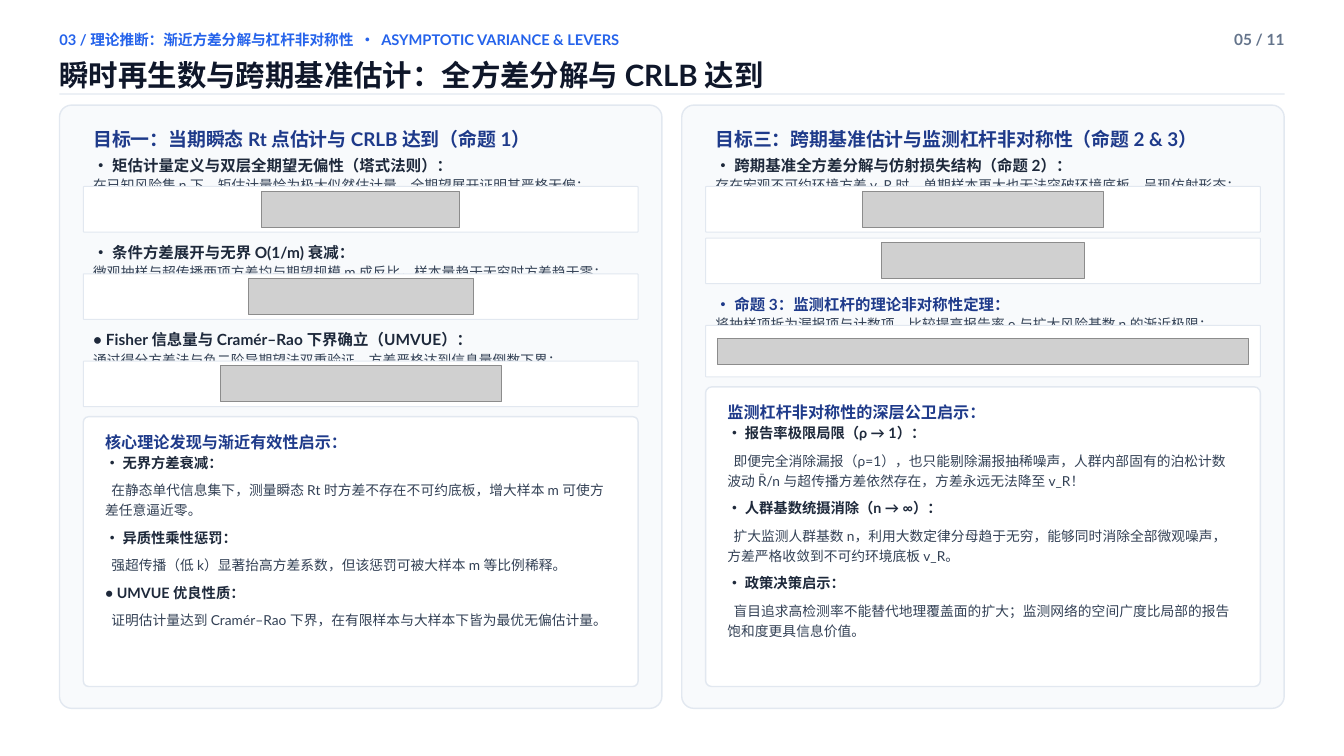
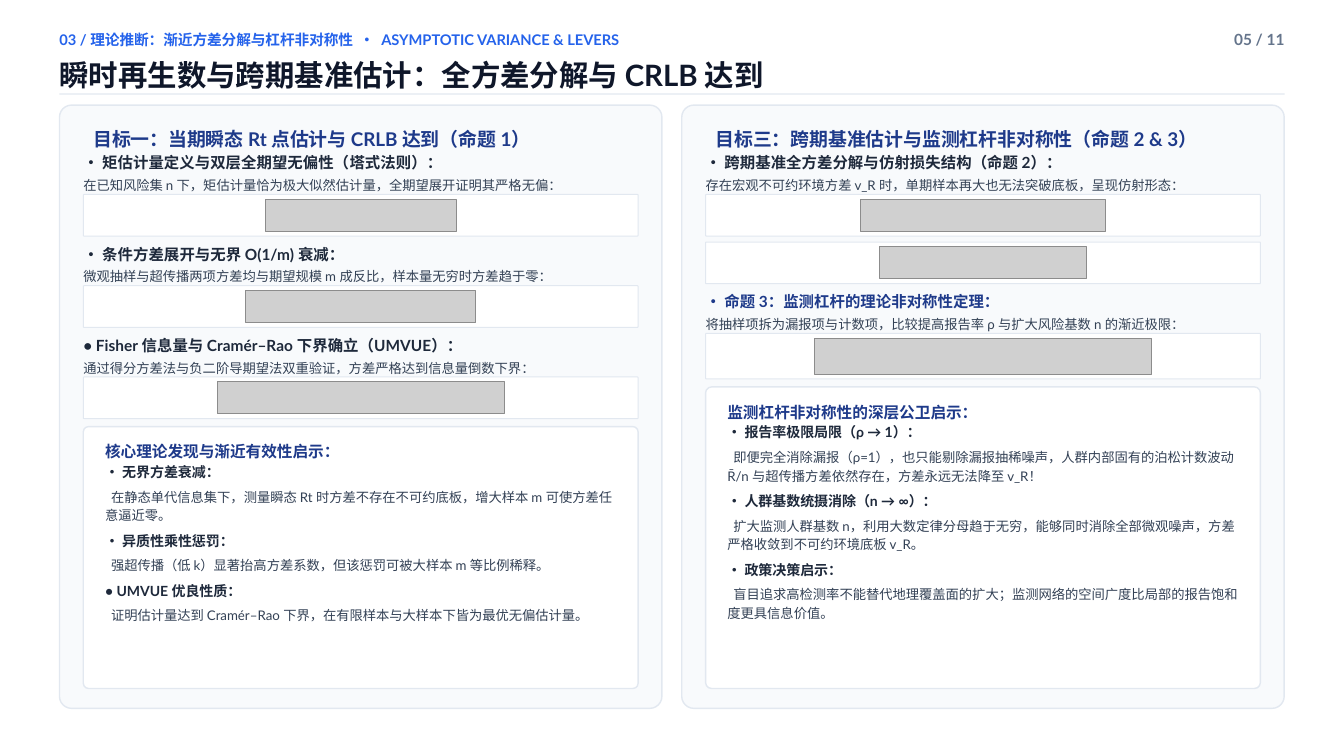
Before and after one commit to wangchi2068/case-count-inference-bottleneck, a slide deck: slide 5 of 学术答辩PPT_简约大气优化版.pptx. Drawn at 1344x756 pixels with LibreOffice and Linux fonts; fonts in the diff are those of the drawing; grey boxes stand for pictures. Boxes give left, top, right and bottom in pixels: in the first picture for what was removed or moved away, otherwise in the second. Text is boxed around its words. In the diff, an @@ line names an element or a change of style, - is before the commit and + after.

```diff
--- a/学术答辩PPT_简约大气优化版.pptx
+++ b/学术答辩PPT_简约大气优化版.pptx
@@ text at (83, 155, 562, 191): text changed; size 9.8 to 9.5 pt @@
-• 矩估计量定义与双层全期望无偏性（塔式法则）：
-在已知风险集 n 下，矩估计量恰为极大似然估计量，全期望展开证明其严格无偏：
+• 矩估计量定义与双层全期望无偏性（塔式法则）：
+在已知风险集 n 下，矩估计量恰为极大似然估计量，全期望展开证明其严格无偏：
@@ text at (706, 155, 1184, 192): text changed; size 9.8 to 9.5 pt @@
-• 跨期基准全方差分解与仿射损失结构（命题 2）：
-存在宏观不可约环境方差 v_R 时，单期样本再大也无法突破环境底板，呈现仿射形态：
+• 跨期基准全方差分解与仿射损失结构（命题 2）：
+存在宏观不可约环境方差 v_R 时，单期样本再大也无法突破底板，呈现仿射形态：
@@ rounded rectangle: place and size @@
-rounded rectangle at (84, 187, 638, 232)
+rounded rectangle at (84, 195, 638, 236)
@@ picture: place and size @@
-picture at (262, 192, 460, 228)
+picture at (265, 200, 456, 232)
@@ rounded rectangle: place and size @@
-rounded rectangle at (706, 187, 1260, 232)
+rounded rectangle at (706, 195, 1260, 236)
@@ picture: place and size @@
-picture at (863, 192, 1104, 228)
+picture at (860, 200, 1106, 232)
@@ text at (83, 247, 552, 282): text changed; size 9.8 to 9.5 pt @@
-• 条件方差展开与无界 O(1/m) 衰减：
-微观抽样与超传播两项方差均与期望规模 m 成反比，样本量趋于无穷时方差趋于零：
+• 条件方差展开与无界 O(1/m) 衰减：
+微观抽样与超传播两项方差均与期望规模 m 成反比，样本量无穷时方差趋于零：
@@ rounded rectangle: place and size @@
-rounded rectangle at (706, 238, 1260, 283)
+rounded rectangle at (706, 242, 1260, 283)
@@ picture: place and size @@
-picture at (882, 243, 1085, 279)
+picture at (880, 247, 1087, 279)
@@ rounded rectangle: place and size @@
-rounded rectangle at (84, 274, 638, 320)
+rounded rectangle at (84, 285, 638, 327)
@@ picture: place and size @@
-picture at (248, 278, 473, 315)
+picture at (246, 290, 476, 323)
@@ text at (706, 294, 1185, 332): text changed; size 9.8 to 9.5 pt @@
-• 命题 3：监测杠杆的理论非对称性定理：
-将抽样项拆为漏报项与计数项，比较提高报告率 ρ 与扩大风险基数 n 的渐近极限：
+• 命题 3：监测杠杆的理论非对称性定理：
+将抽样项拆为漏报项与计数项，比较提高报告率 ρ 与扩大风险基数 n 的渐近极限：
@@ text at (83, 338, 534, 374): text changed; size 9.8 to 9.5 pt @@
-• Fisher 信息量与 Cramér–Rao 下界确立（UMVUE）：
-通过得分方差法与负二阶导期望法双重验证，方差严格达到信息量倒数下界：
+• Fisher 信息量与 Cramér–Rao 下界确立（UMVUE）：
+通过得分方差法与负二阶导期望法双重验证，方差严格达到信息量倒数下界：
@@ rounded rectangle: place and size @@
-rounded rectangle at (706, 326, 1260, 377)
+rounded rectangle at (706, 334, 1260, 379)
@@ picture: place and size @@
-picture at (718, 339, 1249, 365)
+picture at (815, 338, 1152, 374)
@@ rounded rectangle: place and size @@
-rounded rectangle at (84, 361, 638, 406)
+rounded rectangle at (84, 377, 638, 418)
@@ picture: place and size @@
-picture at (220, 366, 501, 402)
+picture at (217, 382, 504, 414)
@@ text "监测杠杆非对称性的深层公卫启示：" at (727, 404, 1237, 619): size 11.5 to 11.2 pt in "监测杠杆非对称性的深层公卫启示："; size 10.2 to 10 pt in "• 报告率极限局限（ρ → 1）：", "• 人群基数统摄消除（n → ∞）：", "• 政策决策启示："; size 9.8 to 9.5 pt in "即便完全消除漏报（ρ=1），也只能剔除漏报抽稀噪声，人群内部固有的泊松计数波动 R̄/n 与超传播方差依然存在，方差永远 ...", "扩大监测人群基数 n，利用大数定律分母趋于无穷，能够同时消除全部微观噪声，方差严格收敛到不可约环境底板 v_R。", "盲目追求高检测率不能替代地理覆盖面的扩大；监测网络的空间广度比局部的报告饱和度更具信息价值。"; line spacing 1.22 to 1.18; less space between paragraphs @@
@@ rounded rectangle: place and size @@
-rounded rectangle at (84, 416, 638, 687)
+rounded rectangle at (84, 426, 638, 689)
@@ text "核心理论发现与渐近有效性启示：": place and size @@
-text "核心理论发现与渐近有效性启示：" at (105, 434, 607, 626)
+text "核心理论发现与渐近有效性启示：" at (105, 443, 612, 621)
@@ text "核心理论发现与渐近有效性启示：" at (105, 443, 612, 621): size 11.5 to 11.2 pt in "核心理论发现与渐近有效性启示："; size 10.2 to 10 pt in "• 无界方差衰减：", "• 异质性乘性惩罚：", "• UMVUE 优良性质："; size 9.8 to 9.5 pt in "在静态单代信息集下，测量瞬态 Rt 时方差不存在不可约底板，增大样本 m 可使方差任意逼近零。", "强超传播（低 k）显著抬高方差系数，但该惩罚可被大样本 m 等比例稀释。", "证明估计量达到 Cramér–Rao 下界，在有限样本与大样本下皆为最优无偏估计量。"; line spacing 1.22 to 1.18; less space between paragraphs @@
```
Also in this commit, not shown: 8 other slides changed, 25 other files.
